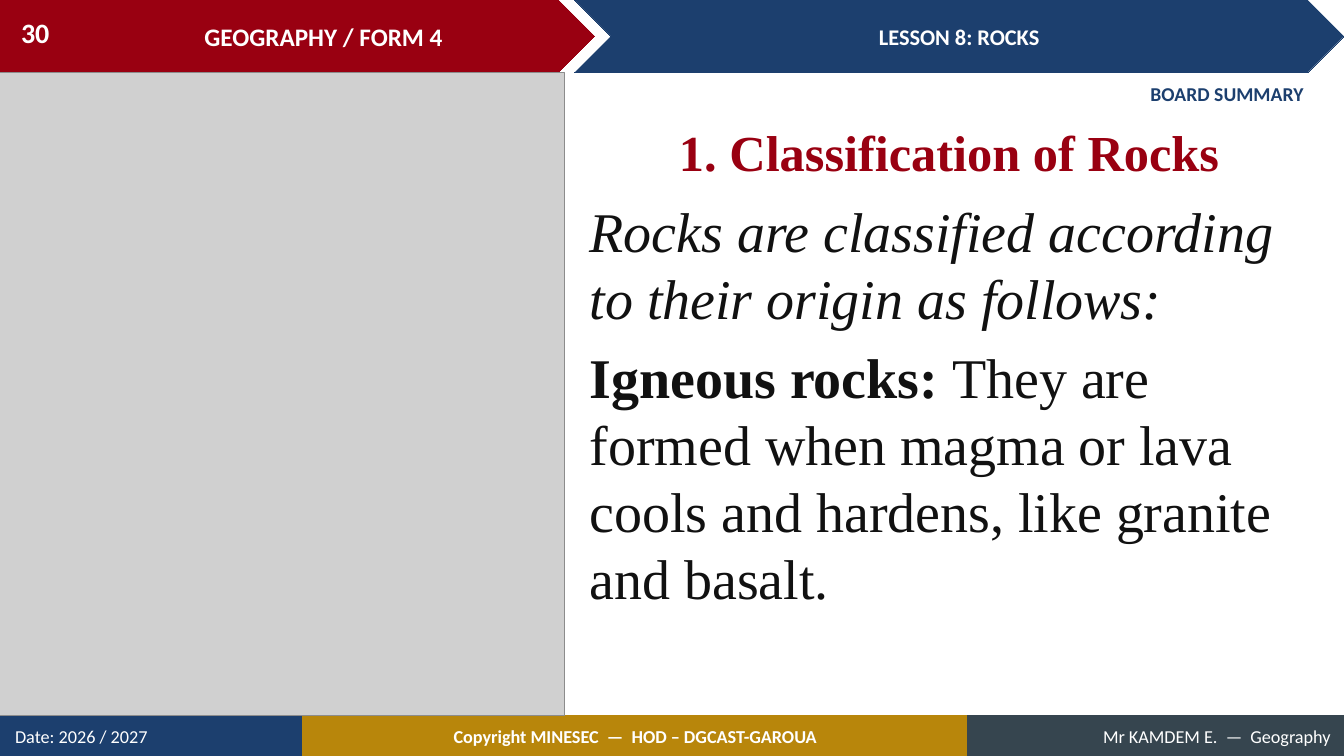
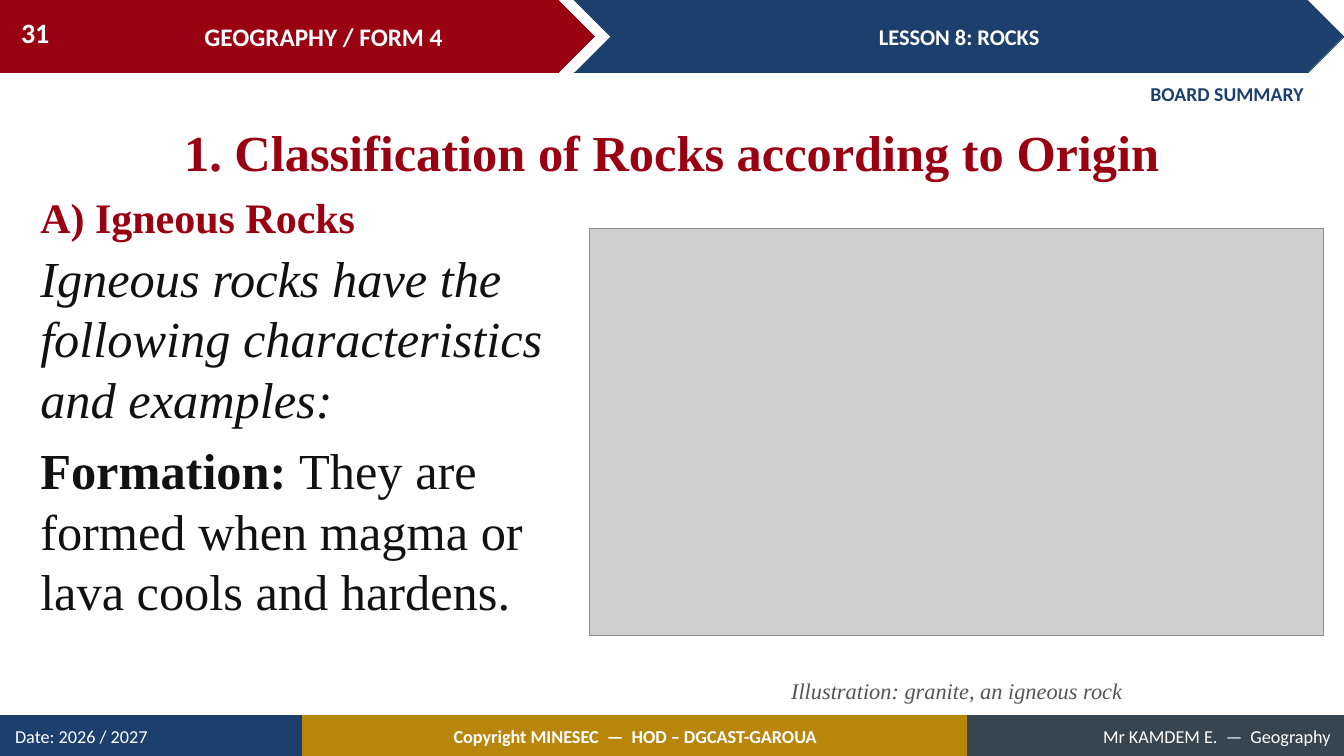
Before and after one commit to Berthautk/linea-github, a slide deck: slide 31 of lecons/F3/11_FORM4_LESSON08_Rocks.pptx (slide 30 before the commit). Drawn at 1344x756 pixels with LibreOffice and Linux fonts; fonts in the diff are those of the drawing; grey boxes stand for pictures. Boxes give left, top, right and bottom in pixels: in the first picture for what was removed or moved away, otherwise in the second. Text is boxed around its words. In the diff, an @@ line names an element or a change of style, - is before the commit and + after.

```diff
--- a/lecons/F3/11_FORM4_LESSON08_Rocks.pptx
+++ b/lecons/F3/11_FORM4_LESSON08_Rocks.pptx
@@ page number at [21,24,49,44]: text changed @@
-30
+31
@@ picture removed at [0,73,565,716] @@
@@ text at [184,135,1160,181]: text changed @@
-1. Classification of Rocks
+1. Classification of Rocks according to Origin
@@ text added at [40,204,355,241], 30 pt, text #990011, bold @@
+A) Igneous Rocks
@@ picture added at [590,229,1324,636] @@
@@ text at [40,262,542,611]: text changed; size 40 to 36 pt; italic on @@
-Rocks are classified according to their origin as follows:
-Igneous rocks: They are formed when magma or lava cools and hardens, like granite and basalt.
+Igneous rocks have the following characteristics and examples:
+Formation: They are formed when magma or lava cools and hardens.
@@ text added at [791,683,1122,704], 16 pt, text #555555, italic @@
+Illustration: granite, an igneous rock
```
Also in this commit, not shown: 19 other slides changed, 11 slides added, 2 slides removed, 8 other files.
